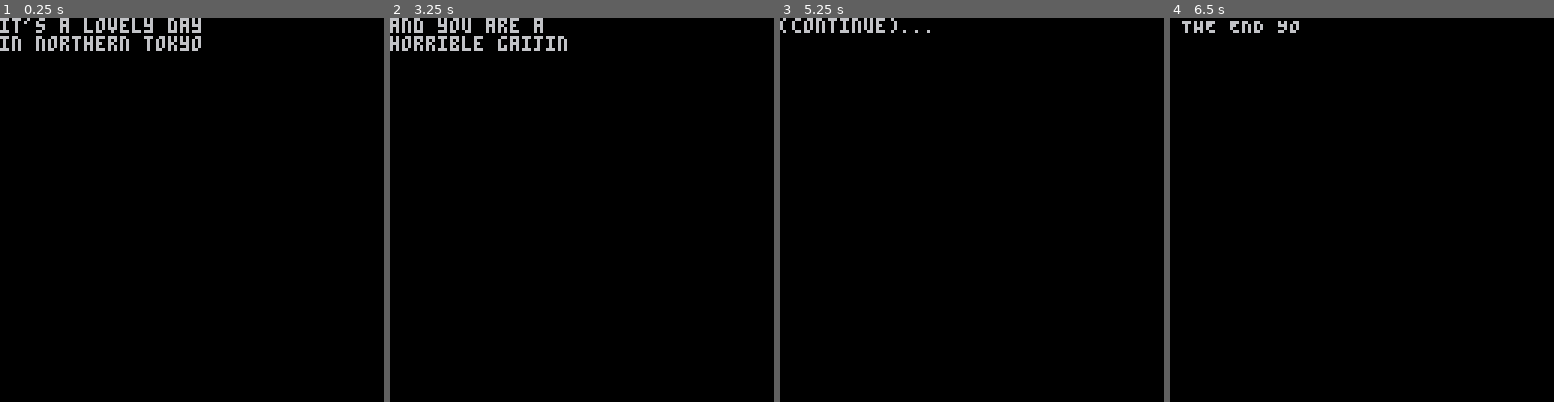
Above: before the commit, frames 1-4 (left to right).
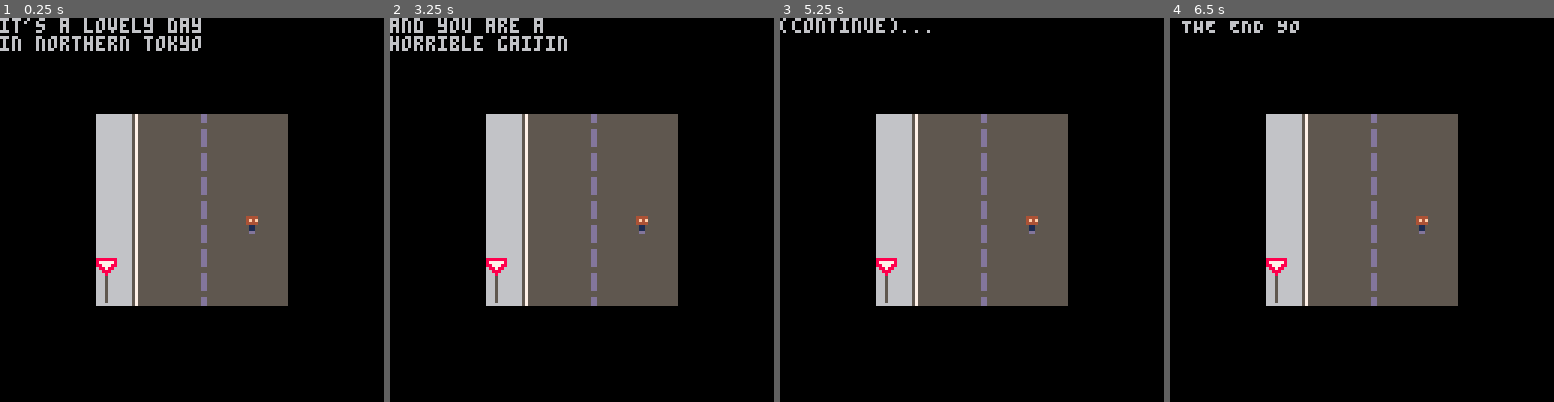
Above: after the commit, the same moments.

Repository: shantiii/nirami
Game: PICO-8 cartridge nirami.p8
Same seed, same stepped clock (60 frames per second), same inputs: the game is played once before the commit and once after it.
Inputs:
- Up to frame 1 (0.25 s): no input
- Up to frame 2 (3.25 s): hold Left from 3.08 s (still down)
- Up to frame 3 (5.25 s): release Left at 3.58 s; hold Left from 5.08 s (still down)
- Up to frame 4 (6.5 s): release Left at 5.68 s

The runs differ from the first frame. In frame 1, 25% of the frame differs, in the area x 25-75%, y 25-75%; in frame 2, 25%; in frame 3, 25%; in frame 4, 25%.

Commit message:
render graphics

Diff:
--- a/nirami.p8
+++ b/nirami.p8
@@ -4,7 +4,30 @@
 
 #include dialog.lua
 
+function init_street()
+ street = {
+  {17,18,1,1,2,1,1,1},
+  {17,18,1,1,2,1,1,1},
+  {17,18,1,1,2,1,1,1},
+  {17,18,1,1,2,1,1,1},
+  {17,18,1,1,2,1,7,1},
+  {17,18,1,1,2,1,1,1},
+  {20,18,1,1,2,1,1,1},
+  {36,18,1,1,2,1,1,1}
+ }
+end
+
+function draw_street()
+ --8x8 window in the middle of the screen
+ for i=1,8 do
+  for j=1,8 do
+   spr(street[j][i], i*8+24, j*8+24)
+  end
+ end
+end
+
 function _init()
+ init_street()
  local forest = {
   [1] = {"it's a lovely day\nin northern tokyo", "and you are a\nhorrible gaijin", 2},
   [2] = nil,
@@ -23,6 +46,7 @@
 
 function _draw()
  cls()
+ draw_street()
  dia_render(dialog_state)
 end
 
Not shown, changed: 24 lines of the sprite sheet (__gfx__) section of nirami.p8
